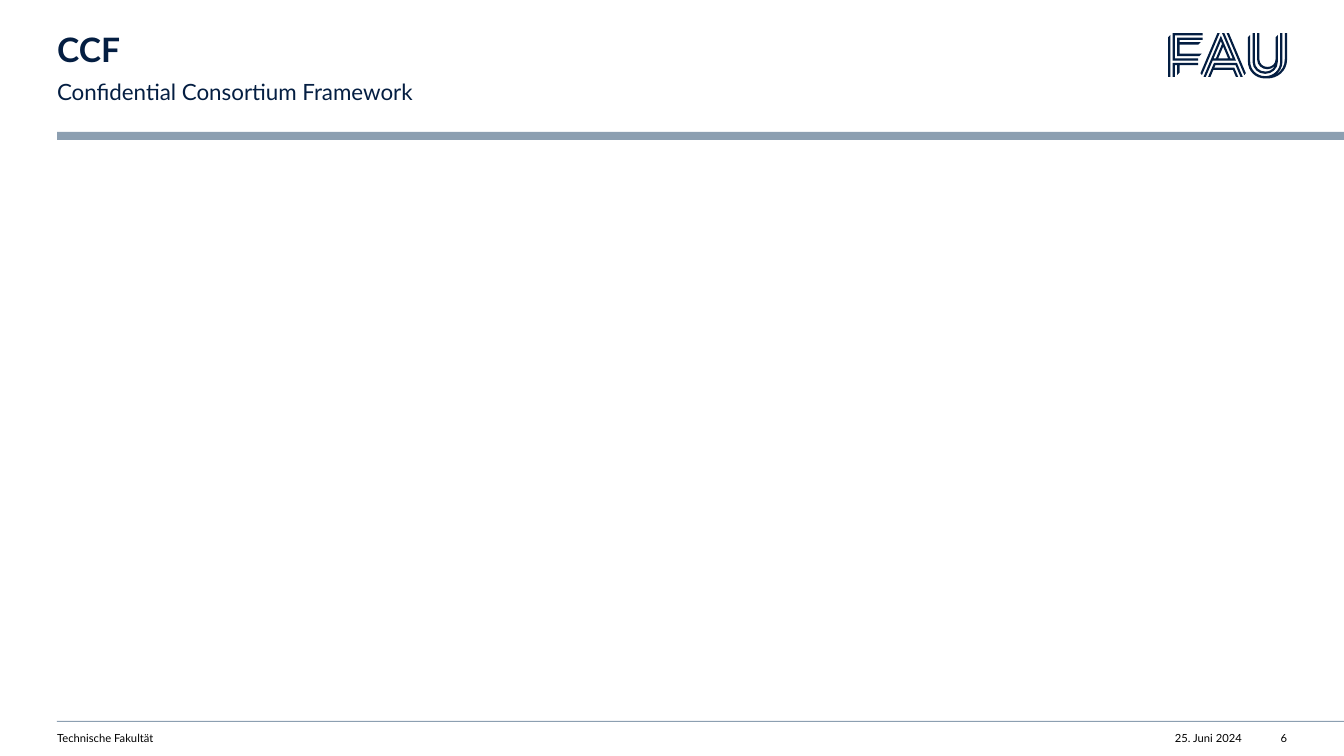
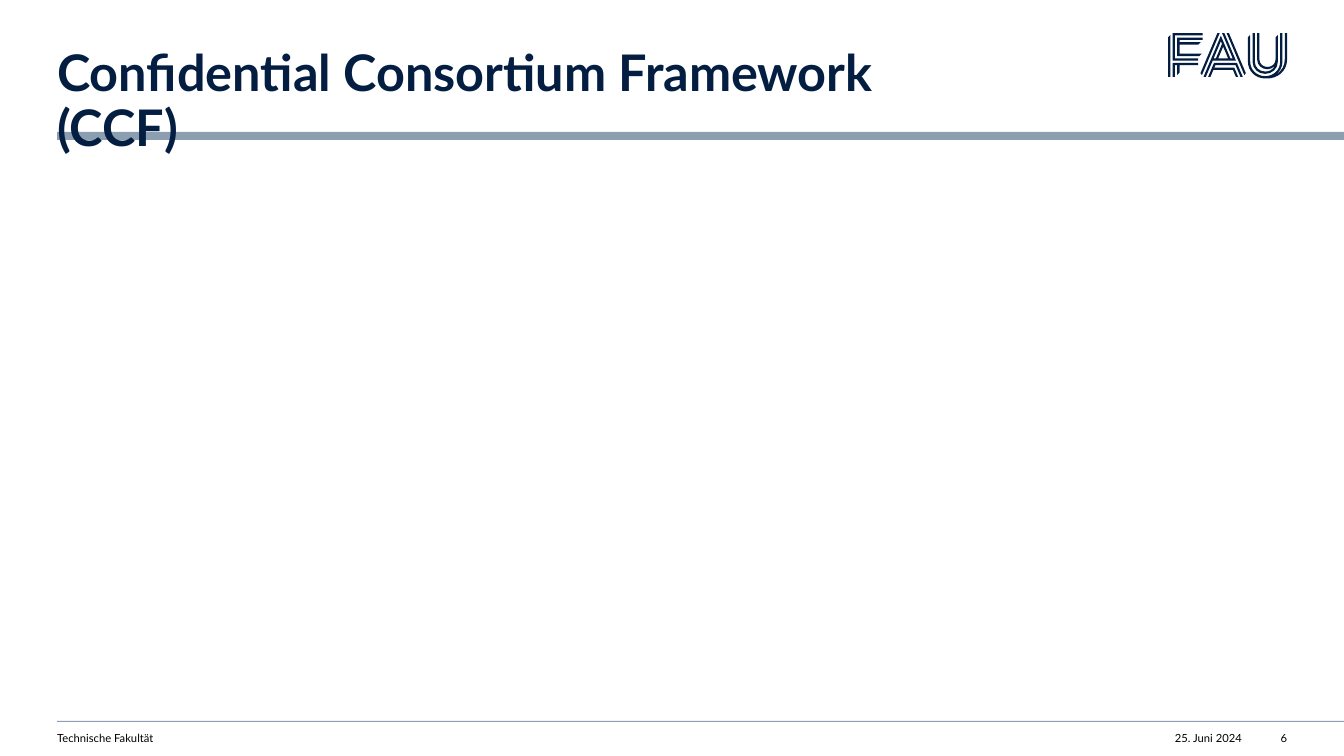
Before and after one commit to listigpeter/AKSS, a slide deck: slide 6 of presentation/confidetial_cloud_services.pptx. Drawn at 1344x756 pixels with LibreOffice and Linux fonts; fonts in the diff are those of the drawing. Boxes give left, top, right and bottom in pixels: in the first picture for what was removed or moved away, otherwise in the second. Text is boxed around its words. In the diff, an @@ line names an element or a change of style, - is before the commit and + after.

```diff
--- a/presentation/confidetial_cloud_services.pptx
+++ b/presentation/confidetial_cloud_services.pptx
@@ title at (x1=57, y1=53, x2=873, y2=154): text changed; size 24 to 36 pt @@
-CCF
+Confidential Consortium Framework (CCF)
@@ text removed at (x1=57, y1=83, x2=412, y2=100) @@
-Confidential Consortium Framework
```
Also in this commit, not shown: 6 other slides changed, 10 other files.
